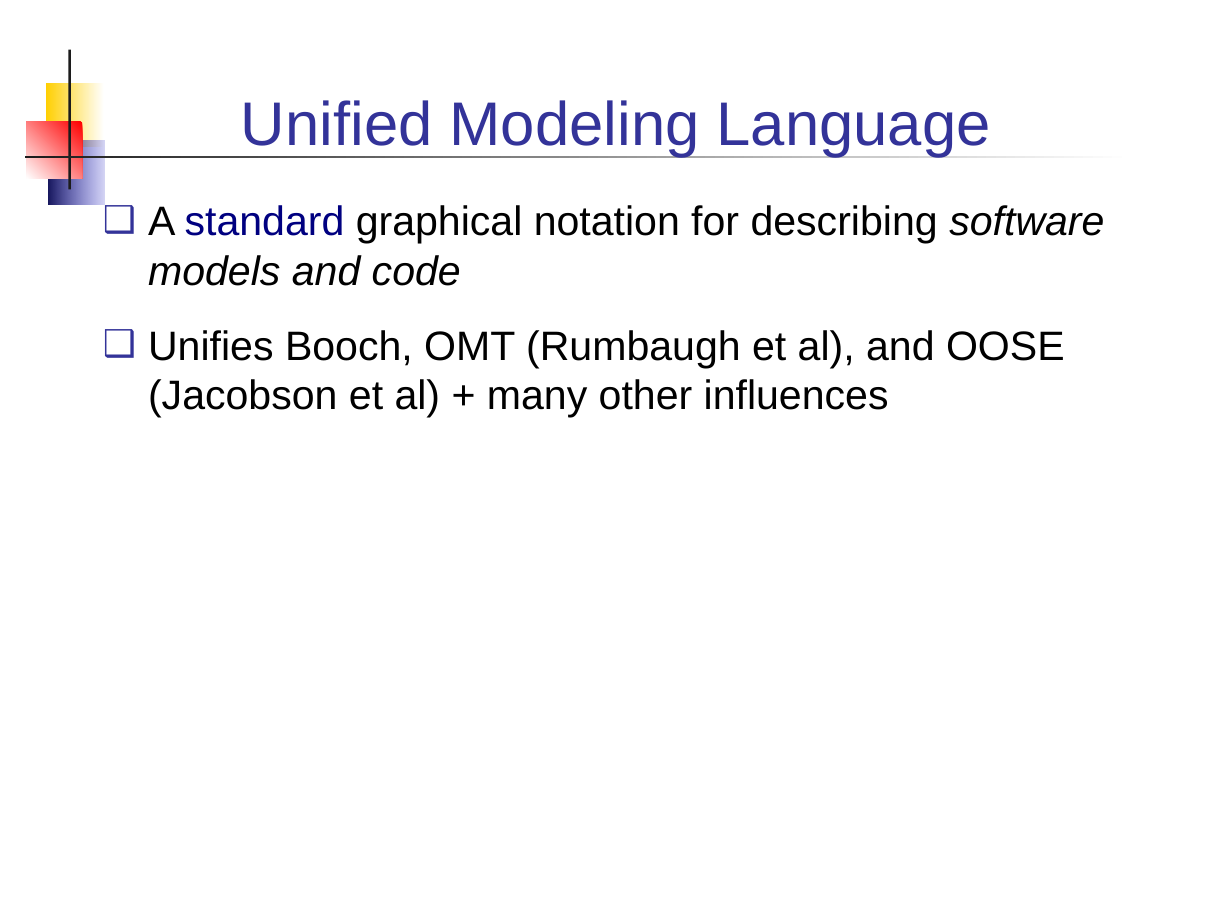
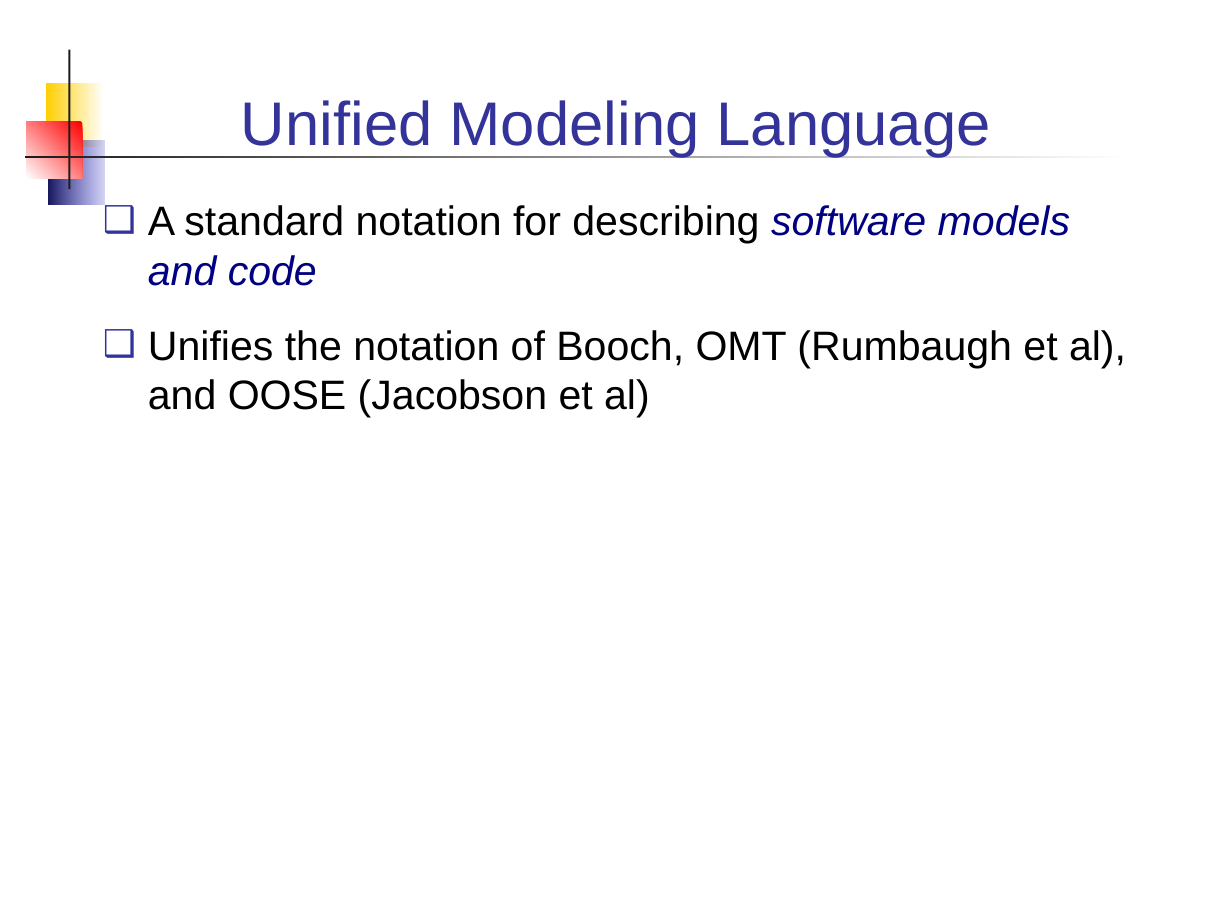
Before and after one commit to skeoop/skeoop.github.io, a slide deck: slide 2 of week2/4-UML-Class-Diagram.ppt. Drawn at 1232x924 pixels with LibreOffice and Linux fonts; fonts in the diff are those of the drawing. Boxes give left, top, right and bottom in pixels: in the first picture for what was removed or moved away, otherwise in the second. Text is boxed around its words. In the diff, an @@ line names an element or a change of style, - is before the commit and + after.

```diff
--- a/week2/4-UML-Class-Diagram.ppt
+++ b/week2/4-UML-Class-Diagram.ppt
@@ text at (x1=148, y1=205, x2=1126, y2=417): text changed @@
-❑ A standard graphical notation for describing software models and code
-❑ Unifies Booch, OMT (Rumbaugh et al), and OOSE (Jacobson et al) + many other influences
+❑ A standard notation for describing software models and code
+❑ Unifies the notation of Booch, OMT (Rumbaugh et al), and OOSE (Jacobson et al)
```
Also in this commit, not shown: 7 other slides changed, 11 other files.
